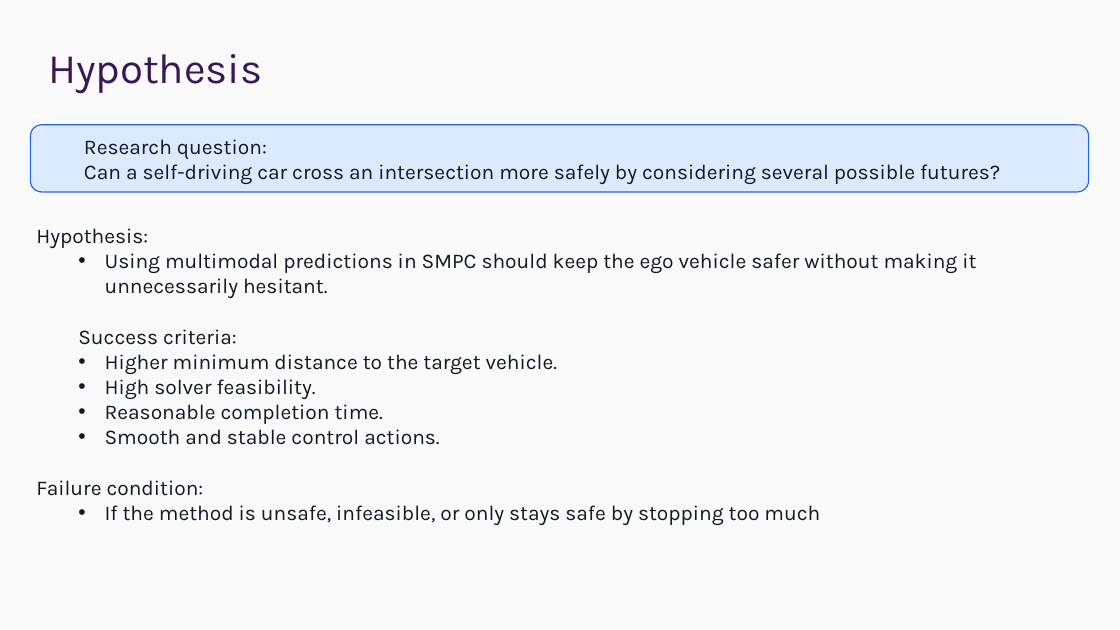
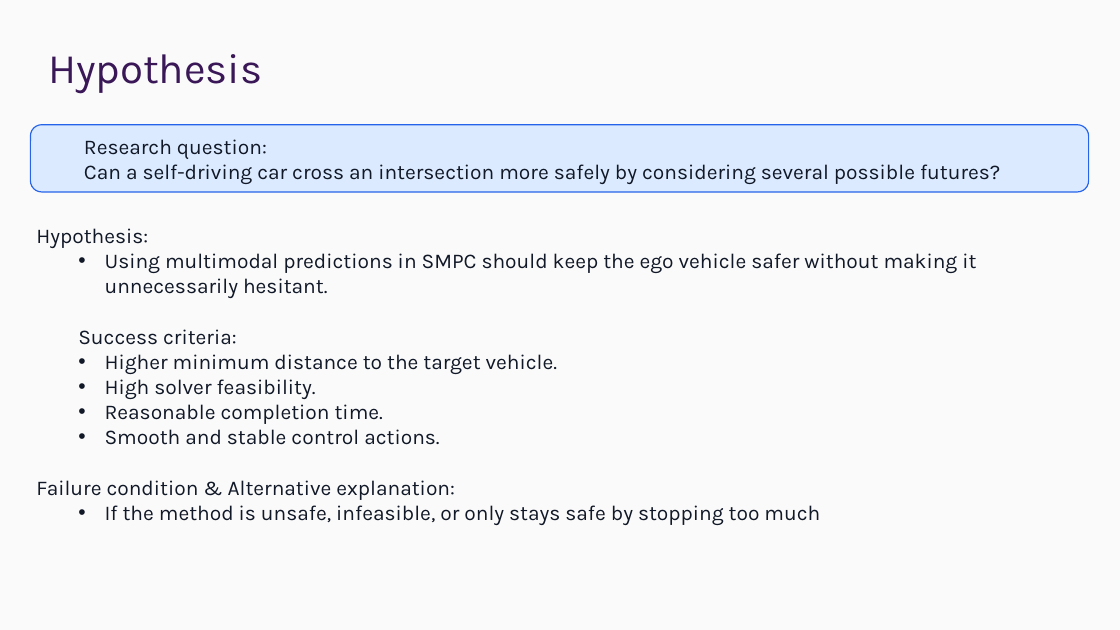
Before and after one commit to ChrisXiejq/Research-Project-IMLS, a slide deck: slide 7 of docs/presentation/25027138 - Presentation.pptx. Drawn at 1120x630 pixels with LibreOffice and Linux fonts; fonts in the diff are those of the drawing; background and template pictures are left out. Boxes give left, top, right and bottom in pixels: in the first picture for what was removed or moved away, otherwise in the second. Text is boxed around its words. In the diff, an @@ line names an element or a change of style, - is before the commit and + after.

```diff
--- a/docs/presentation/25027138 - Presentation.pptx
+++ b/docs/presentation/25027138 - Presentation.pptx
@@ text at (36, 480, 455, 500): text changed @@
-Failure condition:
+Failure condition & Alternative explanation:
```
Also in this commit, not shown: 8 other slides changed, 1 slide added, 1 slide removed, 4 other files.
